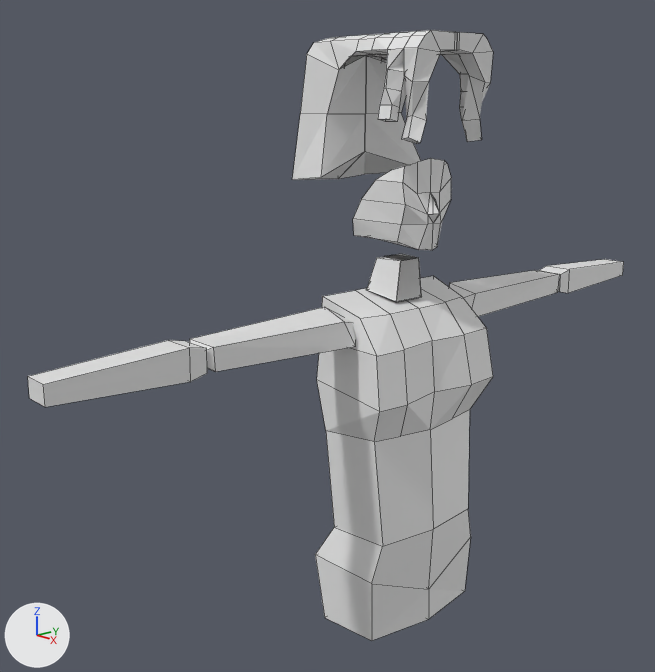
Two versions of the Blender file Hana.blend, one commit apart.
Both versions are drawn from a 50 mm lens placed at (7.57, -8.1, 5.21), pointed at (-0.96, -0.55, 2.26). Arrows for +X, +Y and +Z are at lower left; the lights stay in place. Mesh edges are drawn as thin lines.

Before the edit, the objects in view are built like this:
```python
mat_material = principled_material('Material')
mat_material.base_color = (0.8, 0.8, 0.8)  # white #e7e7e7
me_cube = bpy.data.meshes.new('Cube')
me_cube.from_pydata(...)  # 179 vertices, 153 faces, 2 loose edges; spans x -1.54..0.62, y -4.84..0.32, z -1.44..5.94
me_cube.materials.append(mat_material)  # white #e7e7e7
ob_cube = bpy.data.objects.new('Cube', me_cube)
ob_cube.location = (0.0, 0.0, 0.0)
_m = ob_cube.modifiers.new('Mirror', 'MIRROR')
_m.use_axis = (False, True, False)
```
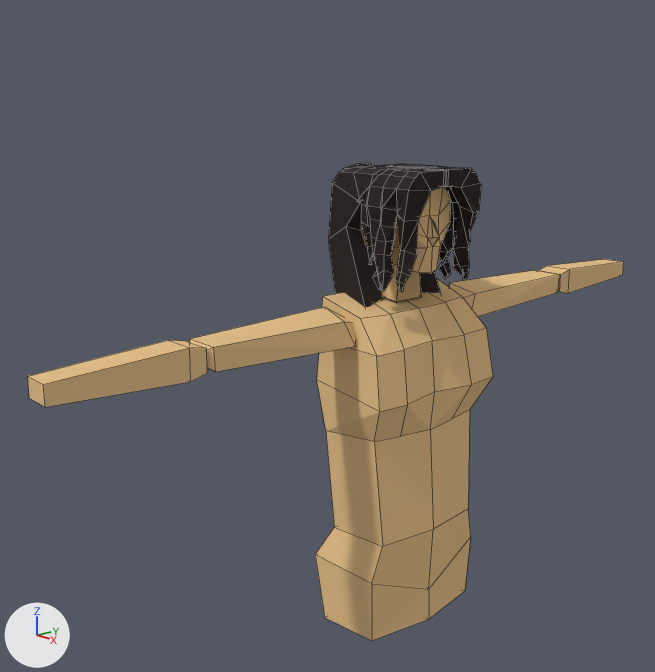
Boxes (x1, y1, x2, y2) around the edits, measured in the pictures (655 x 672 px):
'Cube', recoloured, reshaped (37% shorter): before (28, 30, 624, 641); after (28, 259, 624, 641)
'Hair', added (black): after (329, 163, 481, 308)
'Head', added: after (360, 187, 451, 273)
part 1 of me_cube, deleted: before (292, 30, 493, 180)
part 2 of me_cube, deleted: before (353, 159, 451, 250)

The change, as a list of edits to the scene's bpy script:
```text
Change mat_material:
    mat_material: principled_material('Material') -> diffuse_material('Material')
    mat_material.base_color: (0.8, 0.8, 0.8) -> (0.803, 0.543, 0.266)  # white #e7e7e7 -> beige #e7c38d
Add mat_hair:
    mat_hair = principled_material('Hair')
    mat_hair.base_color = (0.0168, 0.00913, 0.00857)  # black #231817
    mat_hair.roughness = 1.0
Change me_cube:
    where me_cube.from_pydata(...)  # 179 vertices, 153 faces, 2 loose edges; spans x -1.54..0.62, y -4.84..0.32, z -1.44..5.94
    used by ob_cube; location = (0.0, 0.0, 0.0)
    me_cube part 1: the loose piece of 90 vertices spanning x -1.54..0.62, y -0.9..0.0, z 4.21..5.94 is deleted
    me_cube part 2: the loose piece of 26 vertices spanning x -0.69..0.41, y -0.43..0.0, z 3.47..4.55 is deleted
Add me_cube_004:
    me_cube_004.from_pydata(...)  # 26 vertices, 17 faces, 2 loose edges; spans x -0.691..0.413, y -0.425..0.0, z 3.193..4.274
    me_cube_004.materials.append(mat_material)  # beige #e7c38d
Add me_cube_003:
    me_cube_003.from_pydata(...)  # 174 vertices, 162 faces; spans x -1.28..0.52, y -0.79..0.16, z 2.71..4.44
    me_cube_003.materials.append(mat_hair)  # black #231817
Add ob_head:
    ob_head = bpy.data.objects.new('Head', me_cube_004)
    ob_head.location = (0.0, 0.0, 0.0)
    _m = ob_head.modifiers.new('Mirror', 'MIRROR')
    _m.use_axis = (False, True, False)
Add ob_hair:
    ob_hair = bpy.data.objects.new('Hair', me_cube_003)
    ob_hair.location = (0.0, 0.0, 0.0)
    _m = ob_hair.modifiers.new('Mirror', 'MIRROR')
    _m.use_axis = (False, True, False)
```
